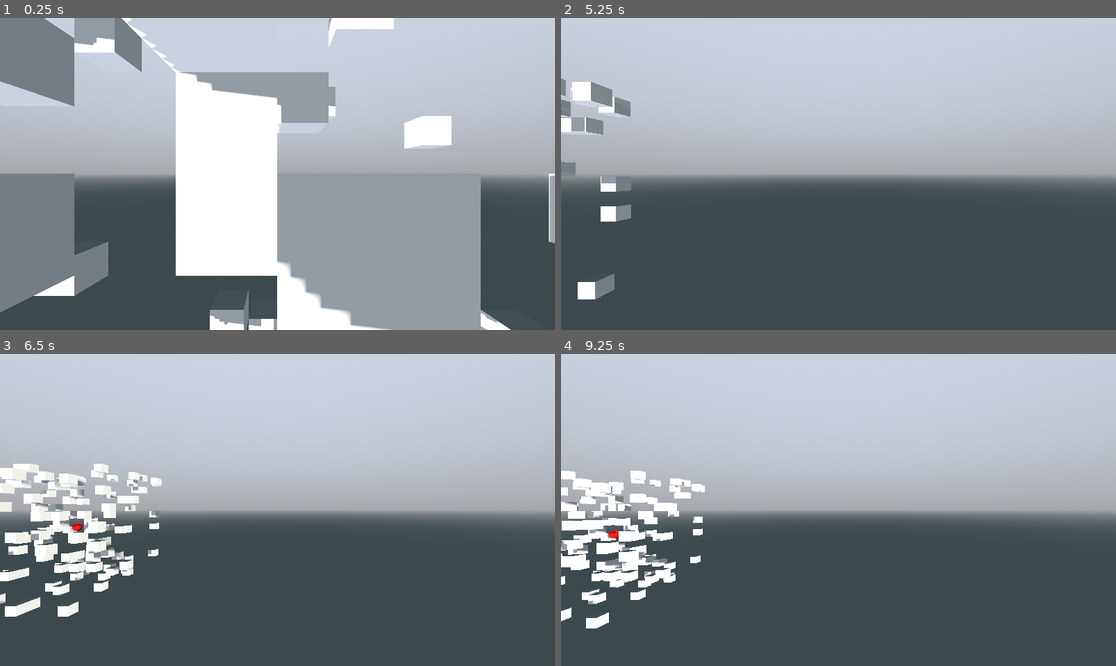
Above: before the commit, frames 1-4 (two rows, left to right).
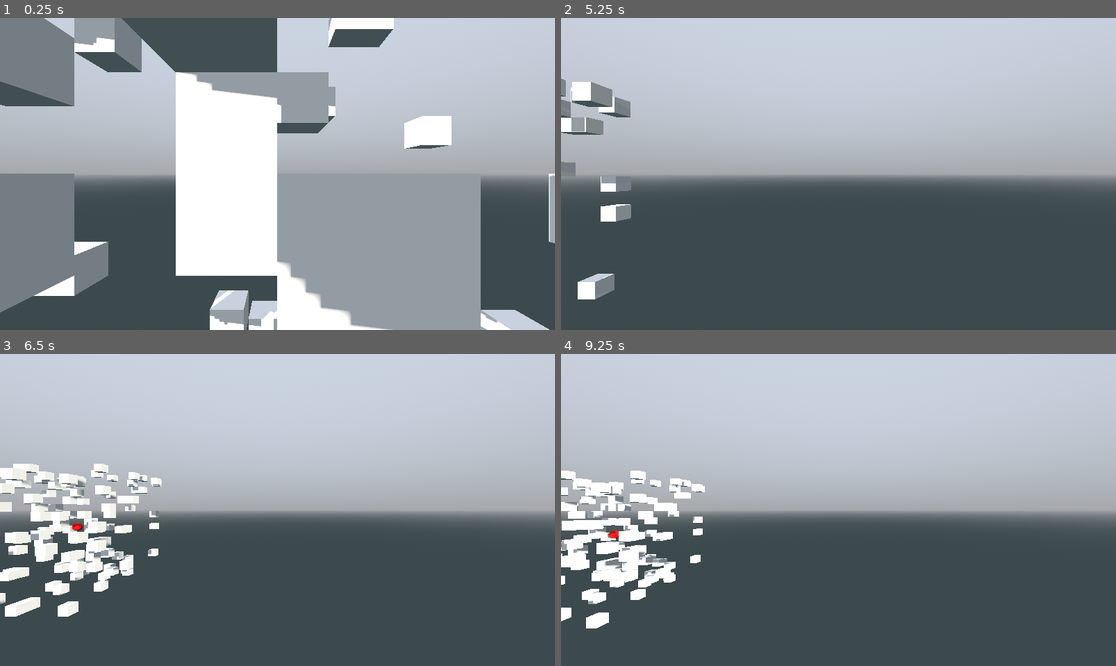
Above: after the commit, the same moments.

Repository: pixerhp/Hatchetflair
Game: Godot game, scene res://topscenes/gameplay_topscene.tscn
Same seed, same stepped clock (60 frames per second), same inputs: the game is played once before the commit and once after it.
Inputs (mouse positions are in pixels of both pictures, inside the frame that each line leads up to):
- Up to frame 1 (0.25 s): no input
- Up to frame 2 (5.25 s): move the mouse to (960, 158) at 0.52 s; hold D (move_right) 0.53-1.28 s; hold Shift (speed_faster) 0.53-1.28 s; click (960, 158) at 0.67 s; move the mouse to (727, 189) at 1.27 s; hold S (move_backwards) 1.28-2.03 s; tap Ctrl (speed_slower) at 1.35, 2.85, 4.35 s; tap Enter at 2, 3.5, 5 s; move the mouse to (894, 105) at 2.02 s; hold D (move_right) 2.03-2.78 s; hold Shift (speed_faster) 2.03-2.78 s; tap Space (move_jump_up) at 2.75, 4.25 s; move the mouse to (810, 236) at 2.77 s; hold W (move_forwards) 2.78-3.53 s; click (810, 236) at 2.92 s; move the mouse to (1005, 220) at 3.52 s; hold Shift (speed_faster) 3.53-4.28 s; hold A (move_left) 3.53-5.03 s; move the mouse to (672, 127) at 4.27 s; move the mouse to (866, 174) at 5.02 s; hold S (move_backwards) from 5.03 s (still down); hold Shift (speed_faster) from 5.03 s (still down); click (866, 174) at 5.17 s
- Up to frame 3 (6.5 s): move the mouse to (194, 432) at 5.77 s; release S (move_backwards) at 5.78 s; release Shift (speed_faster) at 5.78 s; hold D (move_right) from 5.78 s (still down); tap Ctrl (speed_slower) at 5.85 s
- Up to frame 4 (9.25 s): move the mouse to (960, 494) at 6.52 s; release D (move_right) at 6.53 s; hold W (move_forwards) 6.53-7.28 s; hold Shift (speed_faster) 6.53-7.28 s; move the mouse to (727, 525) at 7.27 s; hold D (move_right) 7.28-8.03 s; tap Ctrl (speed_slower) at 7.35, 8.85 s; click (727, 525) at 7.42 s; tap Space (move_jump_up) at 8 s; move the mouse to (894, 441) at 8.02 s; hold S (move_backwards) 8.03-8.78 s; hold Shift (speed_faster) 8.03-8.78 s; move the mouse to (810, 572) at 8.77 s; hold A (move_left) from 8.78 s (still down)

The runs differ from the first frame. In frame 1, 7.1% of the frame differs, in the area x 0-99%, y 0-100%; in frame 2, 0.3%; in frame 3, 0.4%; in frame 4, 0.4%.

Commit message:
Fix top/bottom cube meshing data order

Diff:
--- a/scripts/autoloaded/world_utils.gd
+++ b/scripts/autoloaded/world_utils.gd
@@ -15,8 +15,8 @@
 	Vector3(0, 0, 0)-TCHUNK_HS,Vector3(0, 1, 0)-TCHUNK_HS,Vector3(0, 0, 1)-TCHUNK_HS,Vector3(0, 1, 1)-TCHUNK_HS,
 	Vector3(1, 0, 1)-TCHUNK_HS,Vector3(1, 1, 1)-TCHUNK_HS,Vector3(1, 0, 0)-TCHUNK_HS,Vector3(1, 1, 0)-TCHUNK_HS,
 
+	Vector3(1, 0, 0)-TCHUNK_HS,Vector3(0, 0, 0)-TCHUNK_HS,Vector3(1, 0, 1)-TCHUNK_HS,Vector3(0, 0, 1)-TCHUNK_HS,
 	Vector3(0, 1, 0)-TCHUNK_HS,Vector3(1, 1, 0)-TCHUNK_HS,Vector3(0, 1, 1)-TCHUNK_HS,Vector3(1, 1, 1)-TCHUNK_HS,
-	Vector3(1, 0, 0)-TCHUNK_HS,Vector3(0, 0, 0)-TCHUNK_HS,Vector3(1, 0, 1)-TCHUNK_HS,Vector3(0, 0, 1)-TCHUNK_HS,
 
 	Vector3(1, 0, 0)-TCHUNK_HS,Vector3(1, 1, 0)-TCHUNK_HS,Vector3(0, 0, 0)-TCHUNK_HS,Vector3(0, 1, 0)-TCHUNK_HS,
 	Vector3(0, 0, 1)-TCHUNK_HS,Vector3(0, 1, 1)-TCHUNK_HS,Vector3(1, 0, 1)-TCHUNK_HS,Vector3(1, 1, 1)-TCHUNK_HS,
